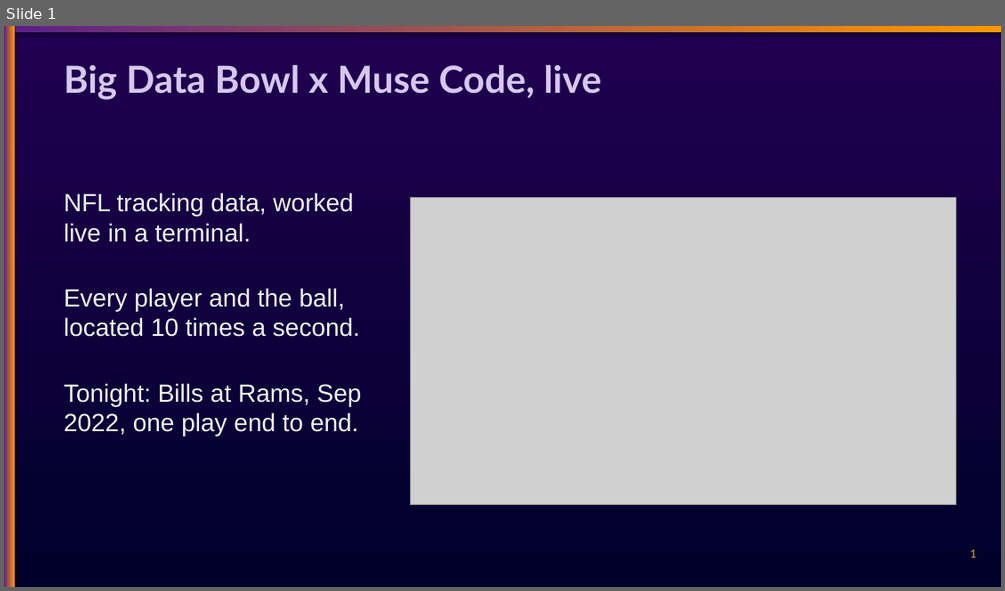
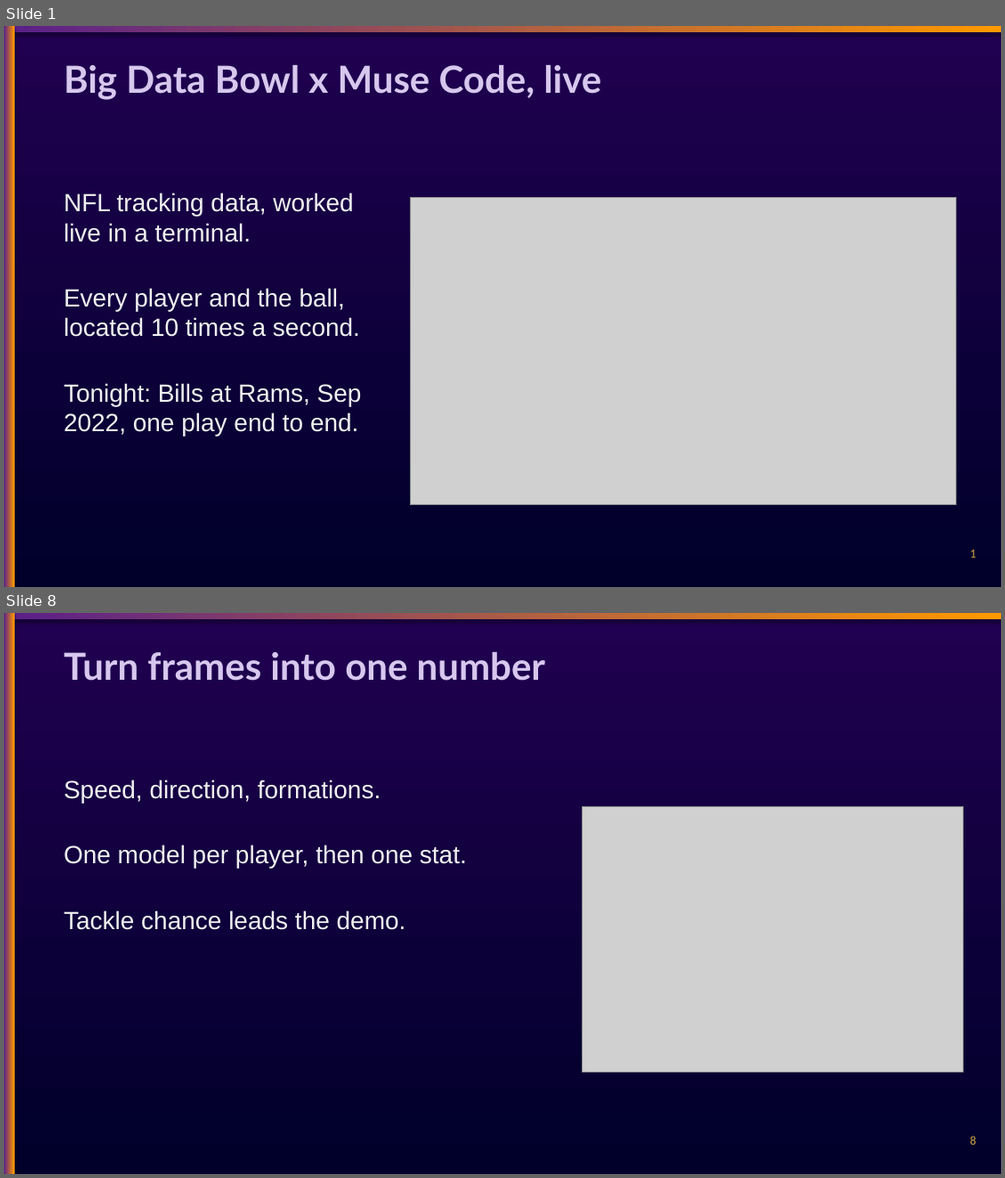
Before and after one commit to chasko-labs/nfl-big-data-bowl-2027, a slide deck: deck/unified.pptx. Shown one above the other, each under a label of ours: slide 1 before the commit, slides 1 and 8 after it; the slides between them are not shown. The pictures are 1005x591 and 1005x1178 pixels, drawn with LibreOffice and Linux fonts; fonts in the diff are those of the drawing; grey boxes stand for pictures. Boxes give left, top, right and bottom in pixels: in the first picture for what was removed or moved away, otherwise in the second. Text is boxed around its words. In the diff, an @@ line names an element or a change of style, - is before the commit and + after.

```diff
--- a/deck/unified.pptx
+++ b/deck/unified.pptx
@@ slide 8 added at <box>4,613,1001,1174</box>, background gradient #00002A to #200050 @@
@@ rectangle added at <box>4,613,1001,619</box>, fill gradient #5A1F8A to #FF9900 @@
@@ rectangle added at <box>4,613,15,1174</box>, fill gradient #5A1F8A to #FF9900 @@
@@ text added at <box>64,652,545,681</box>, 36 pt, text #D7C7EE, bold @@
+Turn frames into one number
@@ text added at <box>64,779,467,930</box>, 24 pt, text #F0F0F0 @@
+Speed, direction, formations.
+One model per player, then one stat.
+Tackle chance leads the demo.
@@ picture added at <box>582,806,963,1071</box> @@
@@ text added at <box>970,1135,976,1144</box>, 12 pt, text #C9A23F @@
+8
```
Also in this commit, not shown: 7 slides changed, 8 other slides added, 9 slides removed.
